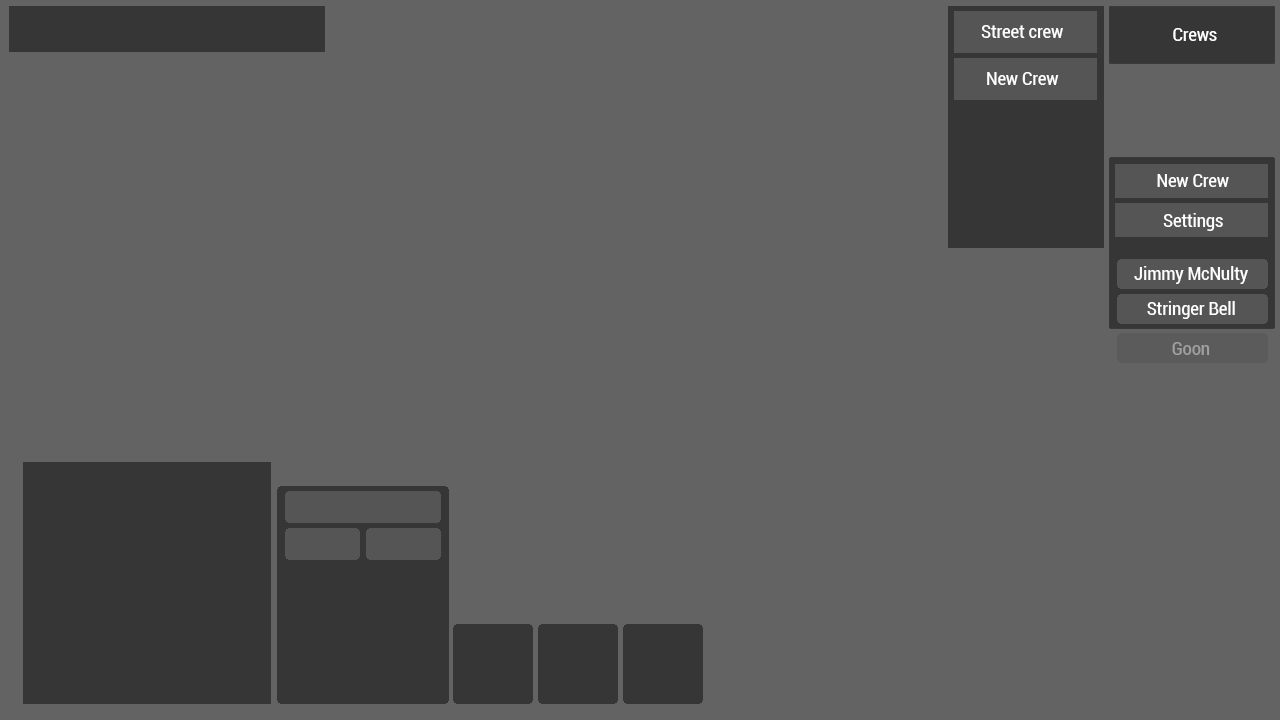
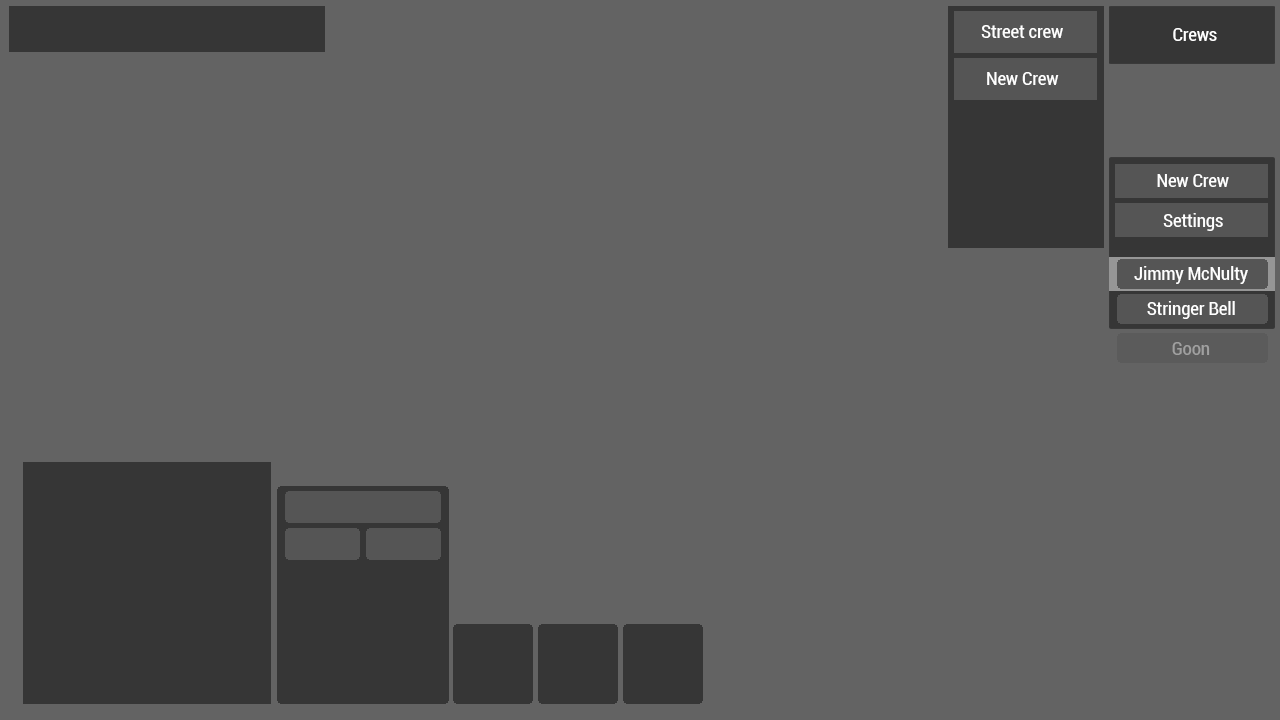
Layered file, before and after one edit (1280 × 720). Changes by layer:
added layer "crew member selected" in group "crew" over <box>1109,257,1275,291</box>
